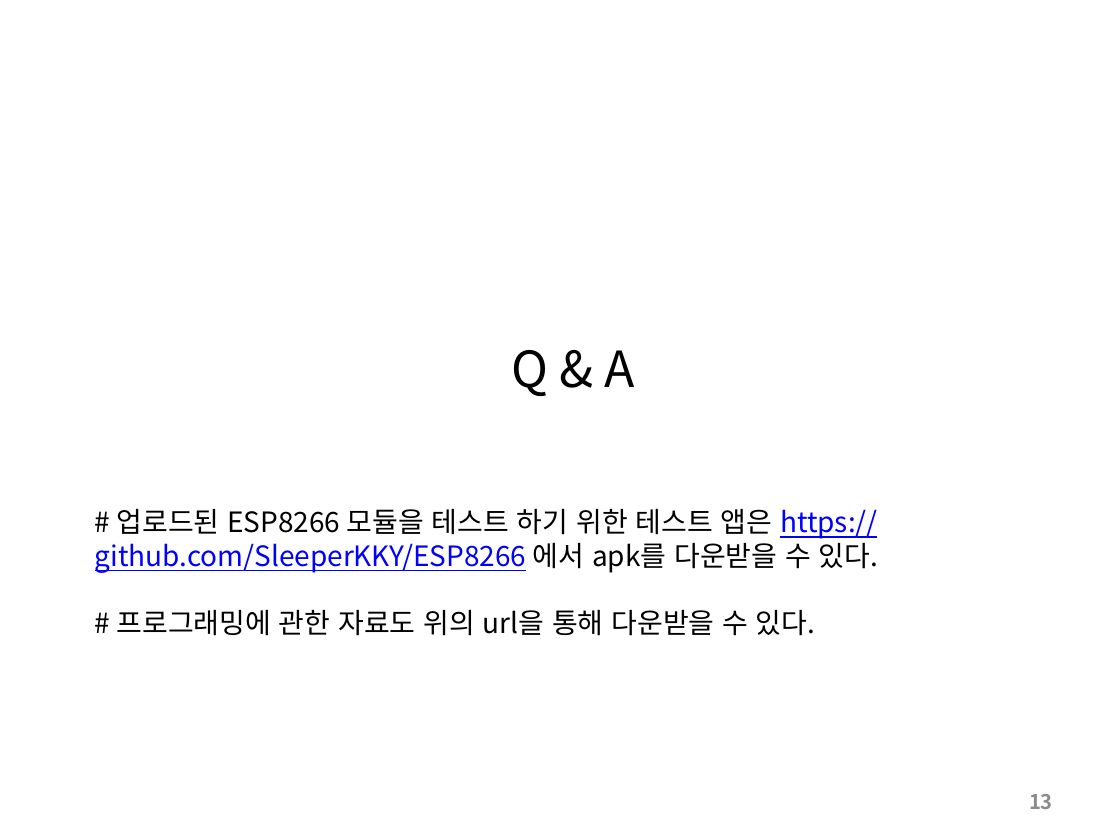
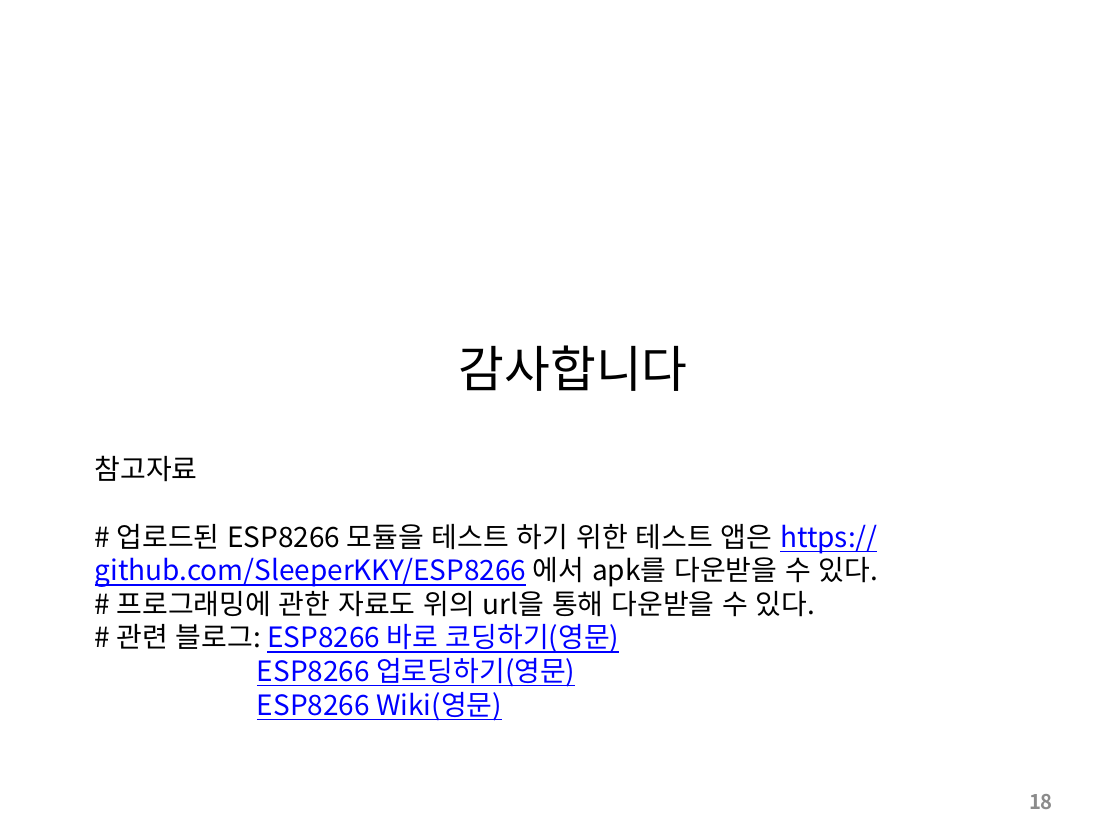
Before and after one commit to SleeperKKY/ESP8266, a slide deck: slide 18 of ESP8266 Direct Coding.pptx (slide 13 before the commit). Drawn at 1120x840 pixels with LibreOffice and Linux fonts; fonts in the diff are those of the drawing. Boxes give left, top, right and bottom in pixels: in the first picture for what was removed or moved away, otherwise in the second. Text is boxed around its words. In the diff, an @@ line names an element or a change of style, - is before the commit and + after.

```diff
--- a/ESP8266 Direct Coding.pptx
+++ b/ESP8266 Direct Coding.pptx
@@ text at (459,345,688,391): text changed @@
-Q & A
+감사합니다
@@ text "참고자료": place and size @@
-text "참고자료" at (95,509,878,636)
+text "참고자료" at (95,455,878,721)
@@ text at (95,455,198,482): paragraph added @@
+참고자료
@@ text at (117,624,619,721): paragraphs added @@
+# 관련 블로그: ESP8266 바로 코딩하기(영문)
+ESP8266 업로딩하기(영문)
+ESP8266 Wiki(영문)
@@ page number at (1029,794,1053,809): text changed @@
-13
+18
```
Also in this commit, not shown: 8 other slides changed, 5 slides added.
